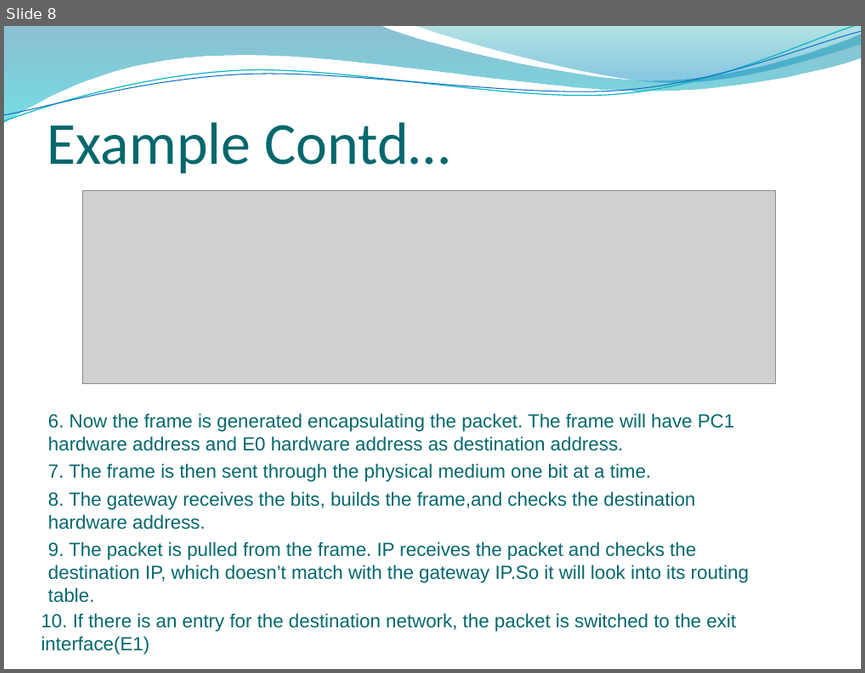
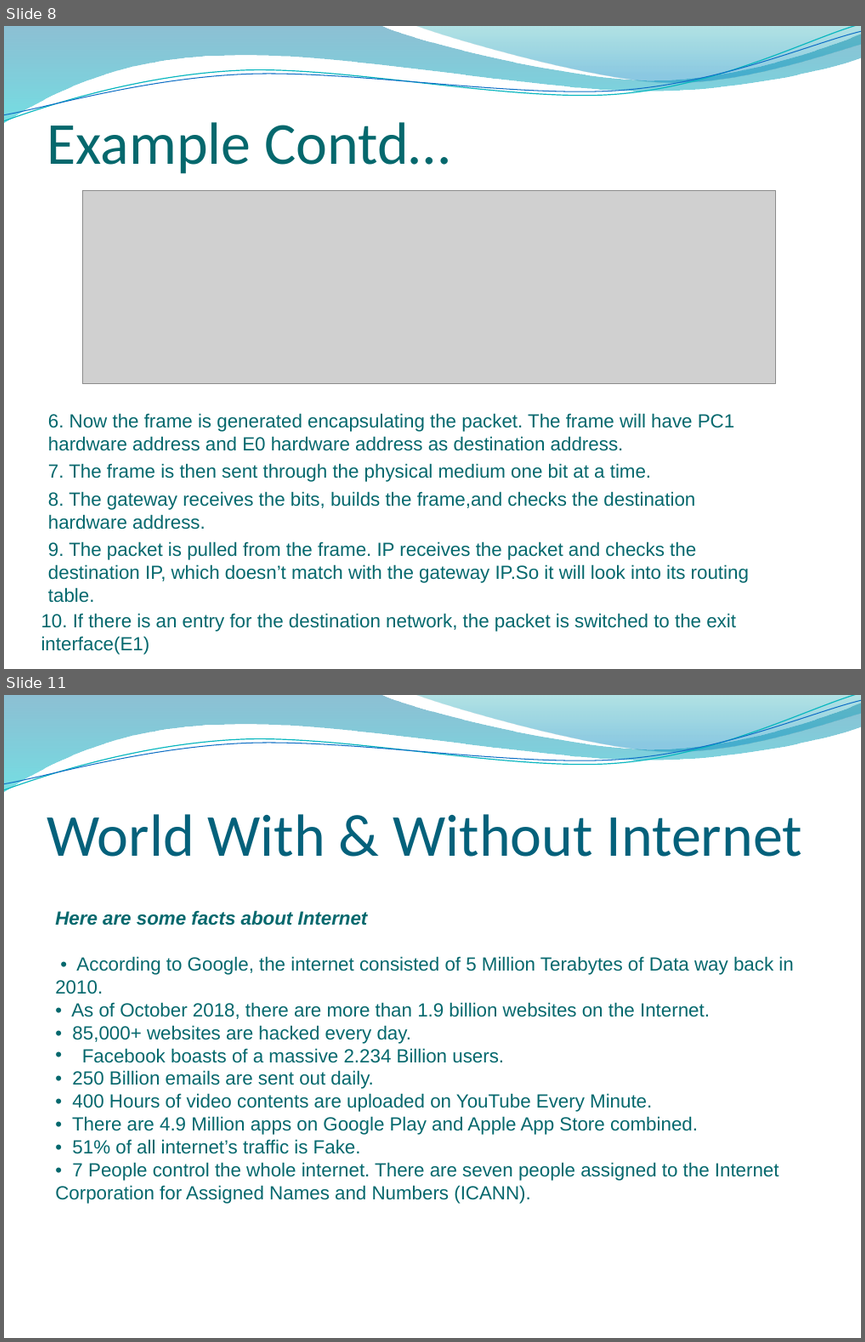
Before and after one commit to yashikadhingra/network-autimation, a slide deck: network_automation.pptx. Shown one above the other, each under a label of ours: slide 8 before the commit, slides 8 and 11 after it; the slides between them are not shown. The pictures are 865x673 and 865x1342 pixels, drawn with LibreOffice and Linux fonts; fonts in the diff are those of the drawing; grey boxes stand for pictures; background and template pictures are left out. Boxes give left, top, right and bottom in pixels: in the first picture for what was removed or moved away, otherwise in the second. Text is boxed around its words. In the diff, an @@ line names an element or a change of style, - is before the commit and + after.

```diff
--- a/network_automation.pptx
+++ b/network_automation.pptx
@@ slide 11 added at bbox=[4, 695, 861, 1338], background picture (left out); not listed: 4 template elements that a slide beside it also shows @@
@@ title added at bbox=[46, 814, 802, 857], 50 pt, text #04617B @@
+World With & Without Internet
@@ text added at bbox=[55, 910, 793, 1203], 16 pt, text #06686C @@
+Here are some facts about Internet
+• According to Google, the internet consisted of 5 Million Terabytes of Data way back in 2010.
+• As of October 2018, there are more than 1.9 billion websites on the Internet.
+• 85,000+ websites are hacked every day.
+• Facebook boasts of a massive 2.234 Billion users.
+• 250 Billion emails are sent out daily.
+• 400 Hours of video contents are uploaded on YouTube Every Minute.
+• There are 4.9 Million apps on Google Play and Apple App Store combined.
+• 51% of all internet’s traffic is Fake.
+• 7 People control the whole internet. There are seven people assigned to the Internet Corporation for Assigned Names and Numbers (ICANN).
```
Also in this commit, not shown: 1 slide changed, 6 other slides added, 2 slides removed.
